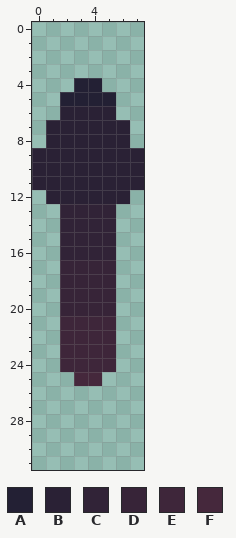
Two versions of one pixel-art sprite, Assets/Textures/UITextures/GamePlayElements/ShapeSizeGrowDirectionUP.png. The picture above was drawn from the file before the commit.
The file is 8x32 pixels. Colours within 5 levels of each other are drawn and written as one.
Palette (. is transparent): A #232034  B #2a2135  C #312337  D #372438  E #3e263a  F #45283c
Pixels before, first column x 0:
 4 ...AA...
 5 ..AAAA..
 6 ..BBBB..
 7 .BBBBBB.
 8 .BBBBBB.
 9 BBBBBBBB
10 BBBBBBBB
11 BBBBBBBB
12 .BBBBBB.
13 ..CCCC..
14 ..CCCC..
15 ..CCCC..
16 ..CCCC..
17 ..DDDD..
18 ..DDDD..
19 ..DDDD..
20 ..DDDD..
21 ..EEEE..
22 ..EEEE..
23 ..EEEE..
24 ..EEEE..
25 ...FF...
New version:
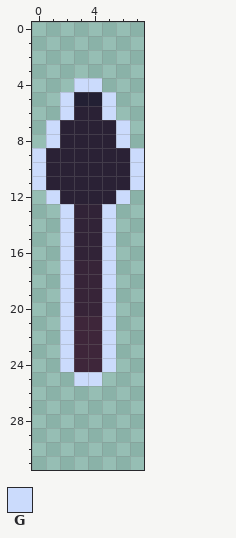
Colours new in this view: G #cbdbfc
Commit message: Made ShapeGrowDirection more notable with outline
Change:
Changed rows in their new state; - is an unchanged pixel.
first column x 0:
 4 ---GG---
 5 --G--G--
 6 --G--G--
 7 -G----G-
 8 -G----G-
 9 G------G
10 G------G
11 G------G
12 -G----G-
13 --G--G--
14 --G--G--
15 --G--G--
16 --G--G--
17 --G--G--
18 --G--G--
19 --G--G--
20 --G--G--
21 --G--G--
22 --G--G--
23 --G--G--
24 --G--G--
25 ---GG---
